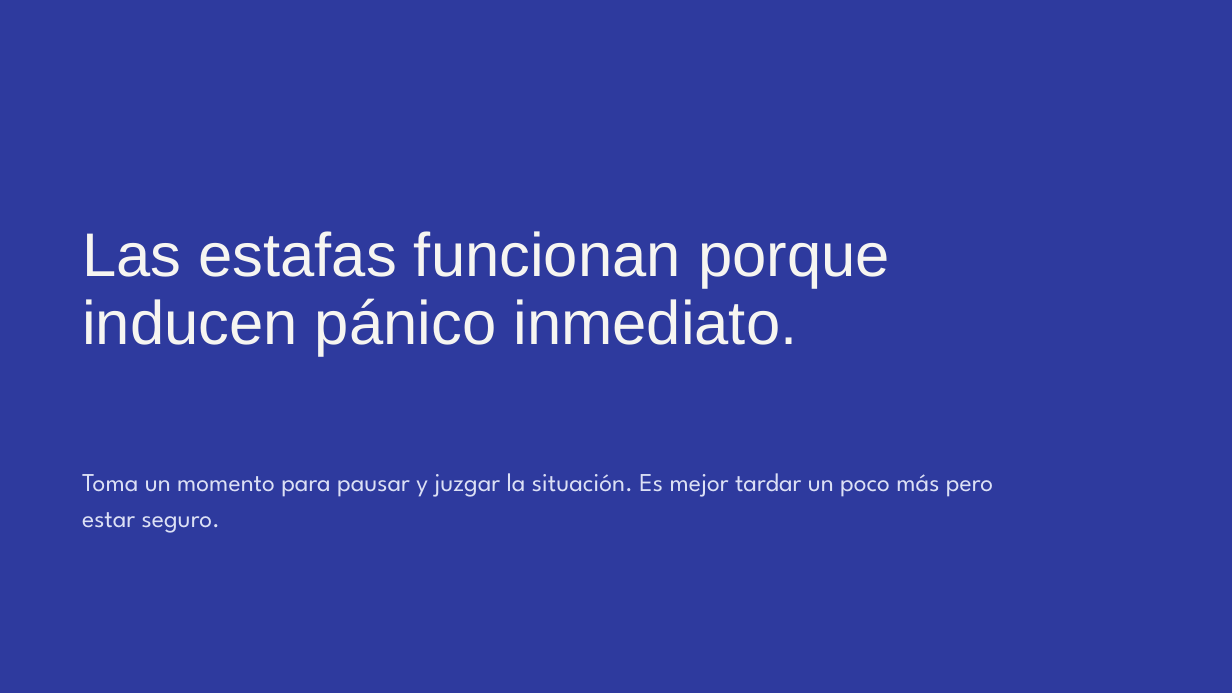
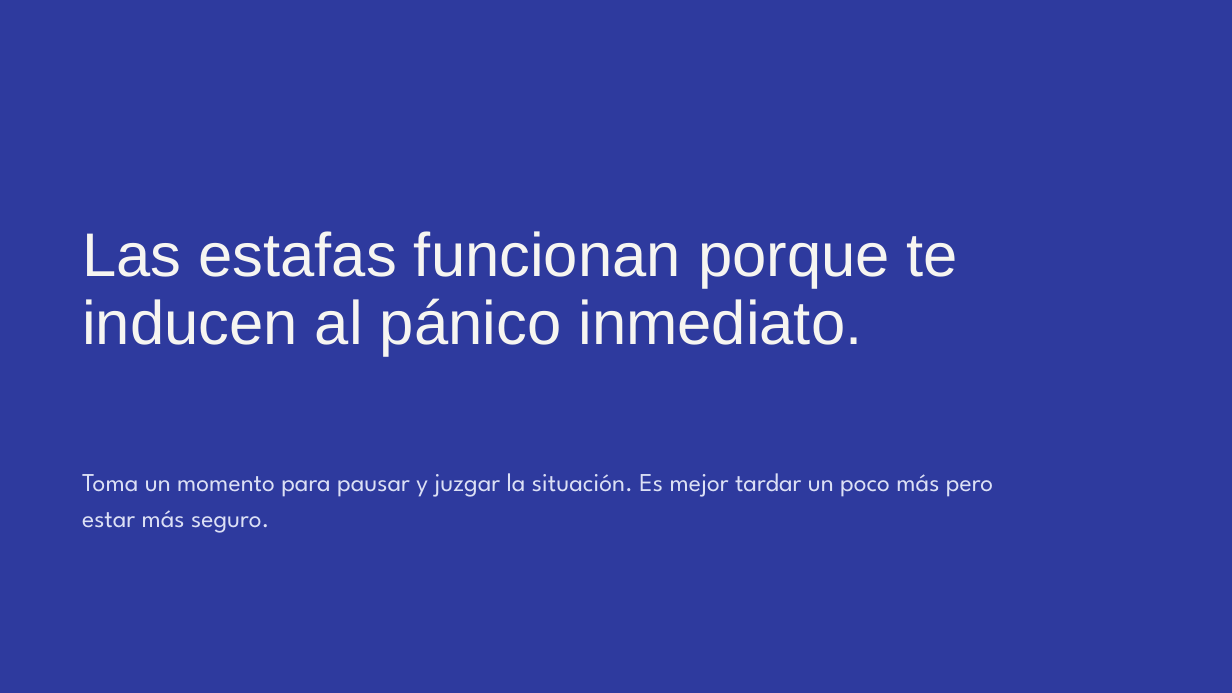
Before and after one commit to pralogy/claudecloudetemasgenerales, a slide deck: slide 10 of Ciberseguridad_sin_ansiedad.pptx. Drawn at 1232x693 pixels with LibreOffice and Linux fonts; fonts in the diff are those of the drawing. Boxes give left, top, right and bottom in pixels: in the first picture for what was removed or moved away, otherwise in the second. Text is boxed around its words. In the diff, an @@ line names an element or a change of style, - is before the commit and + after.

```diff
--- a/Ciberseguridad_sin_ansiedad.pptx
+++ b/Ciberseguridad_sin_ansiedad.pptx
@@ title at (82, 231, 958, 356): text changed @@
-Las estafas funcionan porque inducen pánico inmediato.
+Las estafas funcionan porque te inducen al pánico inmediato.
@@ text at (82, 473, 993, 533): text changed @@
-Toma un momento para pausar y juzgar la situación. Es mejor tardar un poco más pero estar seguro.
+Toma un momento para pausar y juzgar la situación. Es mejor tardar un poco más pero estar más seguro.
```
Also in this commit, not shown: 6 other slides changed, 5 slides added, 1 slide removed.
